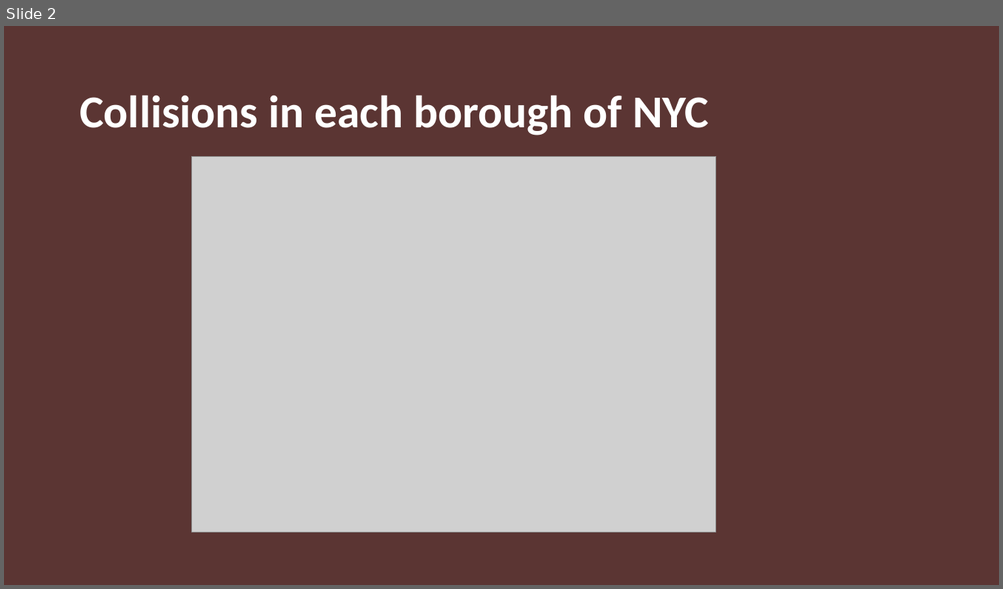
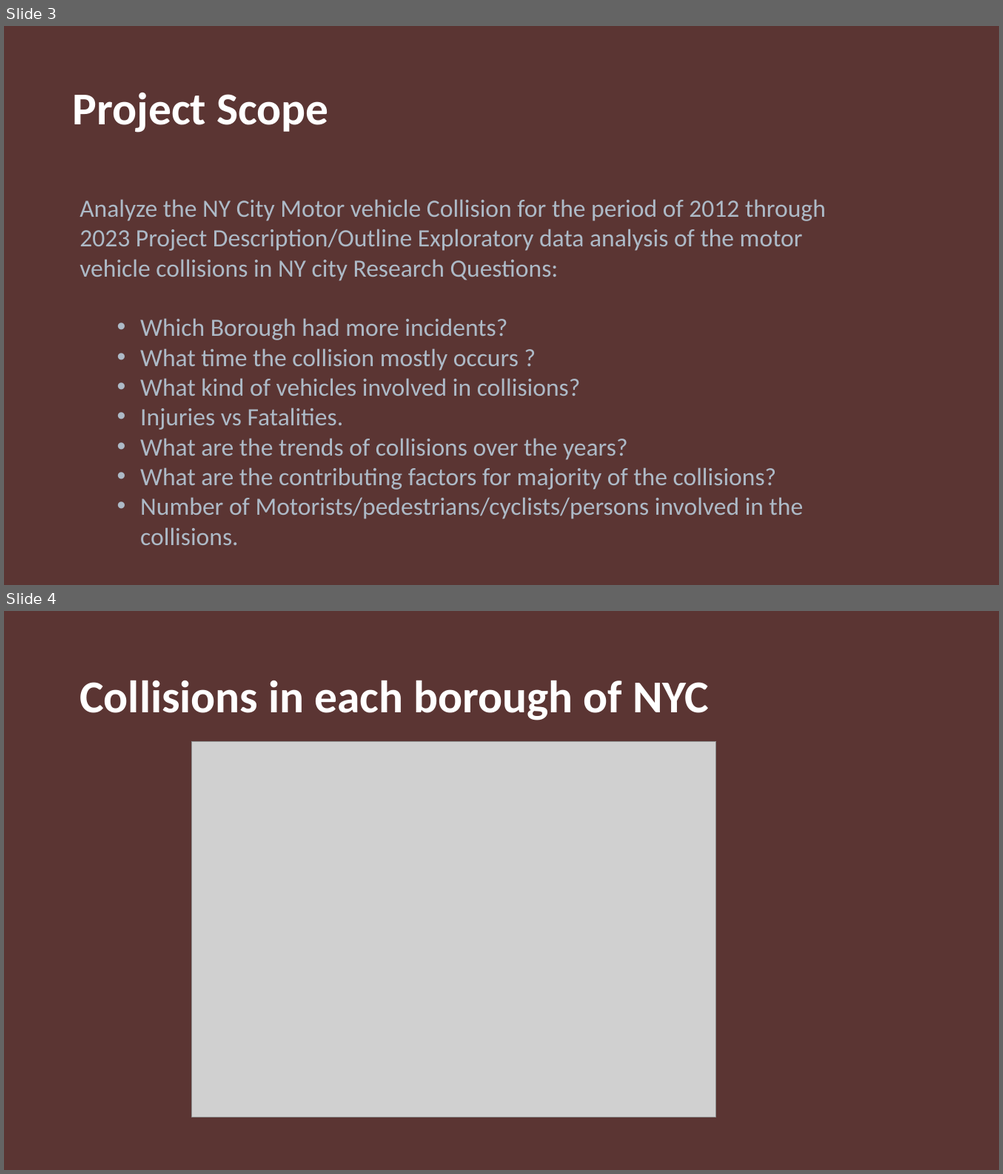
Before and after one commit to Pythorium-Quartet/Motor-Vehicle-Collison-Analysis, a slide deck: New York City Traffic Analysis.pptx. Shown one above the other, each under a label of ours: slide 2 before the commit, slides 3 and 4 after it. The pictures are 1003x589 and 1003x1174 pixels, drawn with LibreOffice and Linux fonts; fonts in the diff are those of the drawing; grey boxes stand for pictures; background and template pictures are left out. Boxes give left, top, right and bottom in pixels: in the first picture for what was removed or moved away, otherwise in the second. Text is boxed around its words. In the diff, an @@ line names an element or a change of style, - is before the commit and + after.

```diff
--- a/New York City Traffic Analysis.pptx
+++ b/New York City Traffic Analysis.pptx
@@ slide 3 added at box(4, 26, 999, 585), background #FFFFFF; not listed: 1 template element that a slide beside it also shows @@
@@ title added at box(72, 93, 329, 133), 44 pt, text #FFFFFF, bold @@
+Project Scope
@@ text added at box(79, 199, 825, 545), 24 pt, text #ADBAC7 @@
+Analyze the NY City Motor vehicle Collision for the period of 2012 through 2023 Project Description/Outline Exploratory data analysis of the motor vehicle collisions in NY city Research Questions:
+  • Which Borough had more incidents?
+  • What time the collision mostly occurs ?
+  • What kind of vehicles involved in collisions?
+  • Injuries vs Fatalities.
+  • What are the trends of collisions over the years?
+  • What are the contributing factors for majority of the collisions?
+  • Number of Motorists/pedestrians/cyclists/persons involved in the collisions.
@@ what was slide 2 is now slide 4 @@
```
Also in this commit, not shown: 1 slide changed, 1 other slide added, 2 other files.
